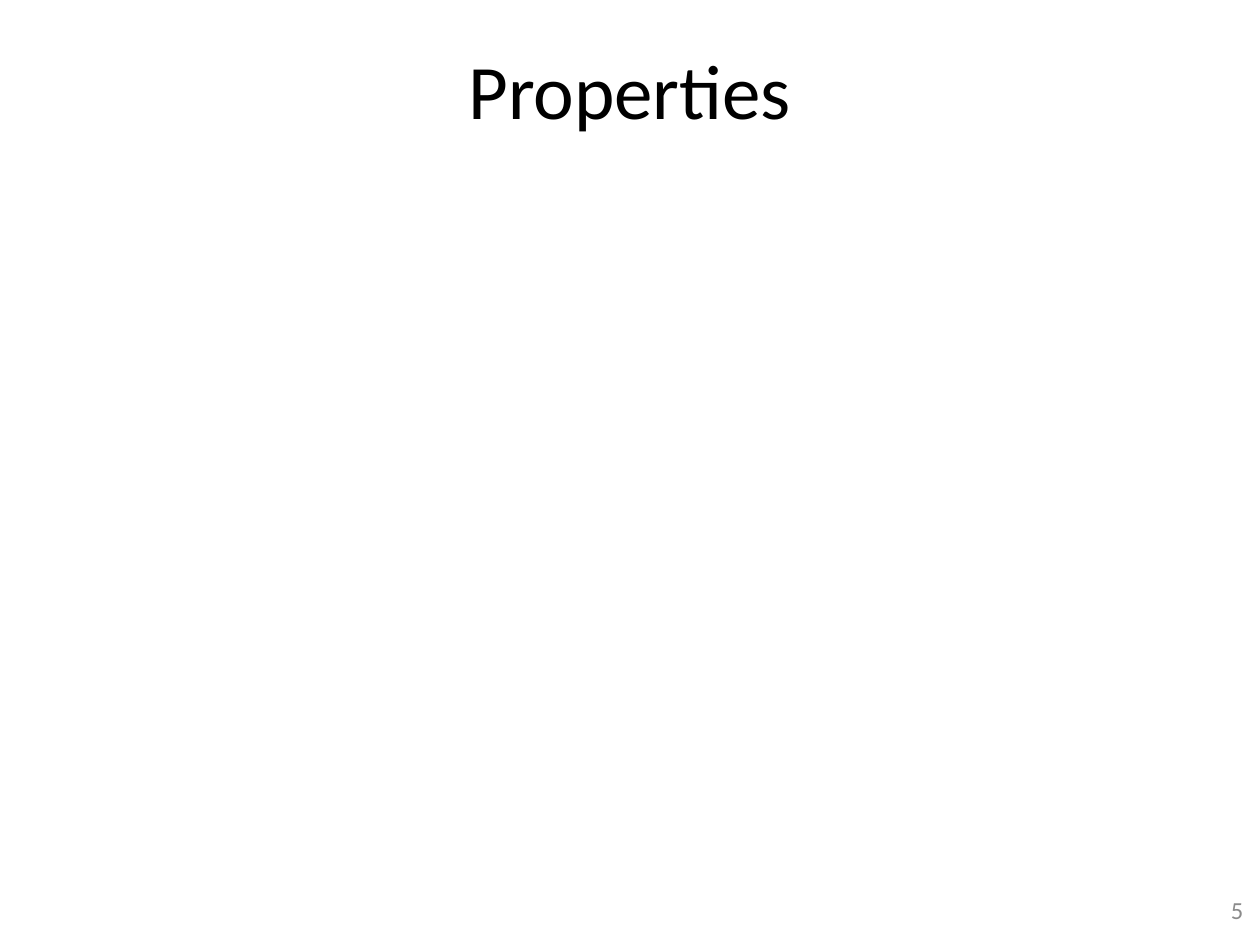
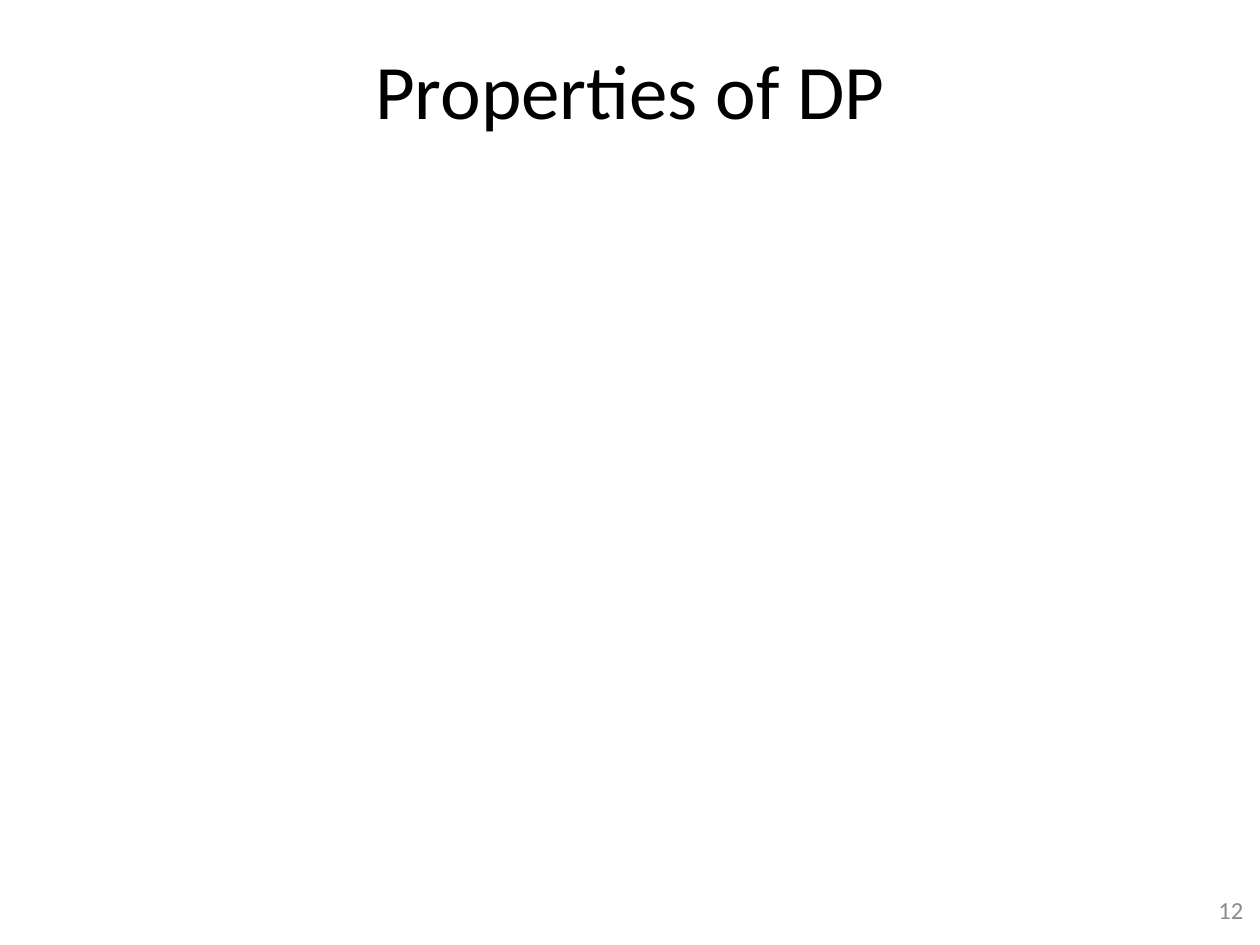
Before and after one commit to gulaoshi/gu.github.io, a slide deck: slide 12 of AdvOS/PPT+papers/Gu-DiffPriv.pptx (slide 5 before the commit). Drawn at 1260x945 pixels with LibreOffice and Linux fonts; fonts in the diff are those of the drawing; grey boxes stand for pictures. Boxes give left, top, right and bottom in pixels: in the first picture for what was removed or moved away, otherwise in the second. Text is boxed around its words. In the diff, an @@ line names an element or a change of style, - is before the commit and + after.

```diff
--- a/AdvOS/PPT+papers/Gu-DiffPriv.pptx
+++ b/AdvOS/PPT+papers/Gu-DiffPriv.pptx
@@ title at <box>375,65,884,132</box>: text changed @@
-Properties
+Properties of DP
@@ page number at <box>1218,903,1243,919</box>: text changed @@
-5
+12
```
Also in this commit, not shown: 5 other slides changed, 7 slides added, 1 slide removed.
